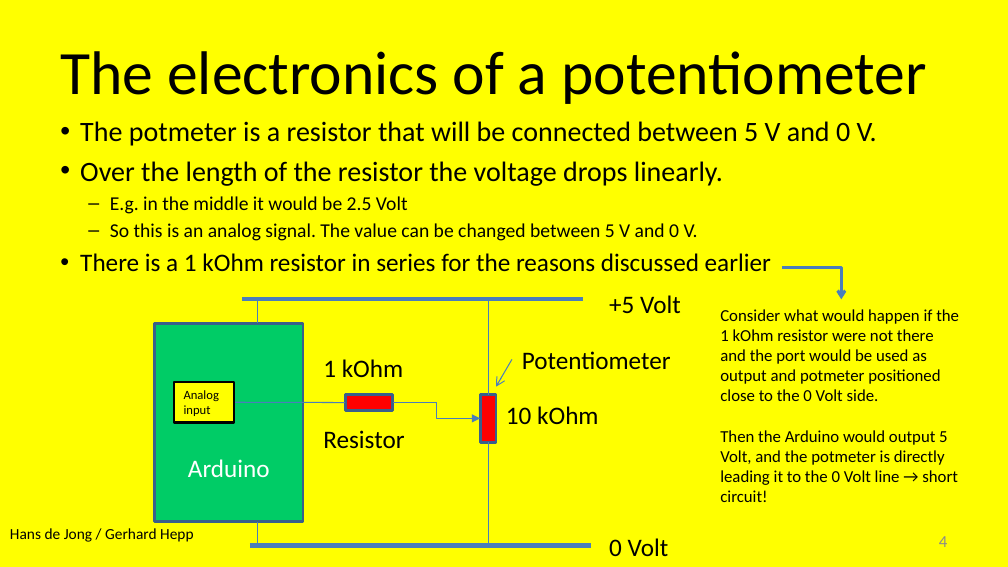
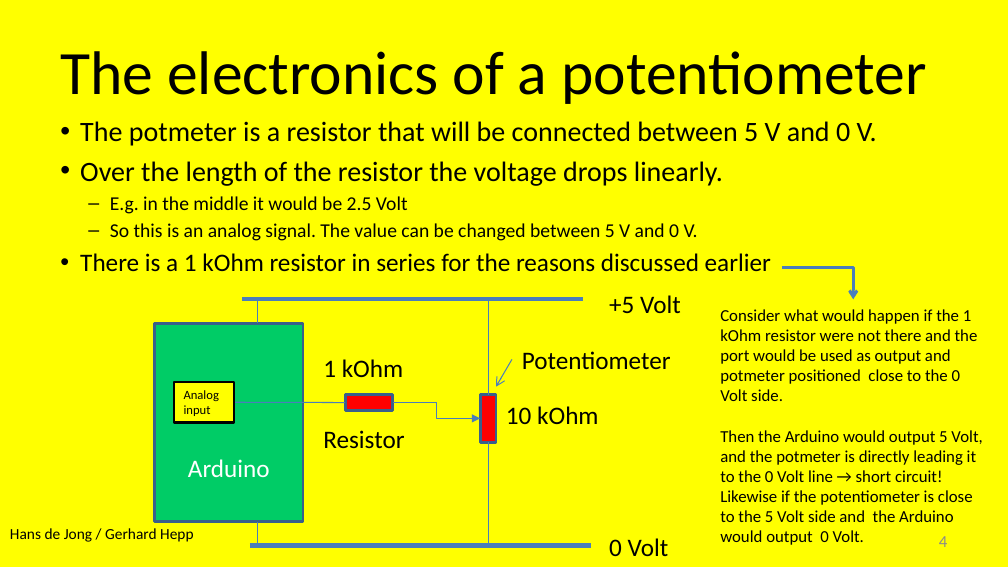
Before and after one commit to hansdejongehv/scratchClient-Tutorials, a slide deck: slide 4 of scratchClientTutorial/UK---English/UK - 2 - scratchCl Intermediate Tutorial.pptx. Drawn at 1008x567 pixels with LibreOffice and Linux fonts; fonts in the diff are those of the drawing; background and template pictures are left out. Boxes give left, top, right and bottom in pixels: in the first picture for what was removed or moved away, otherwise in the second. Text is boxed around its words. In the diff, an @@ line names an element or a change of style, - is before the commit and + after.

```diff
--- a/scratchClientTutorial/UK---English/UK - 2 - scratchCl Intermediate Tutorial.pptx
+++ b/scratchClientTutorial/UK---English/UK - 2 - scratchCl Intermediate Tutorial.pptx
@@ elbow arrow moved from (782, 268) - (842, 299) to (782, 268) - (853, 299) @@
@@ text at box(720, 490, 973, 545): paragraph added @@
+Likewise if the potentiometer is close to the 5 Volt side and the Arduino would output 0 Volt.
```
Also in this commit, not shown: 8 other slides changed, 12 slides removed, 21 other files.
